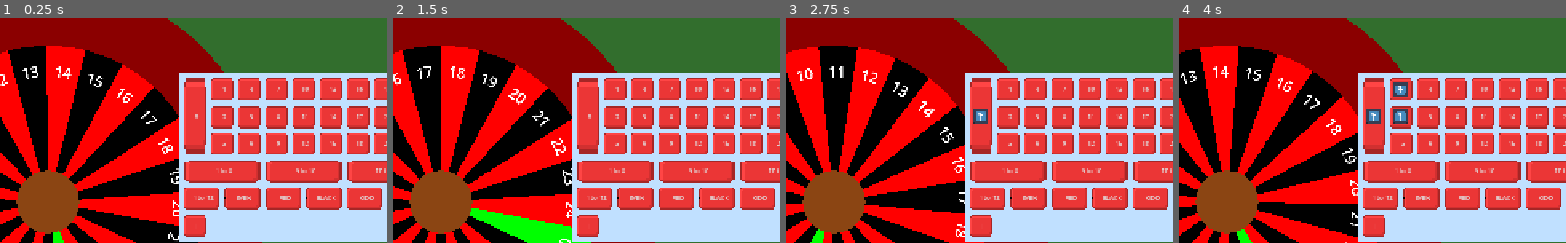
Above: before the commit, frames 1-4 (left to right).
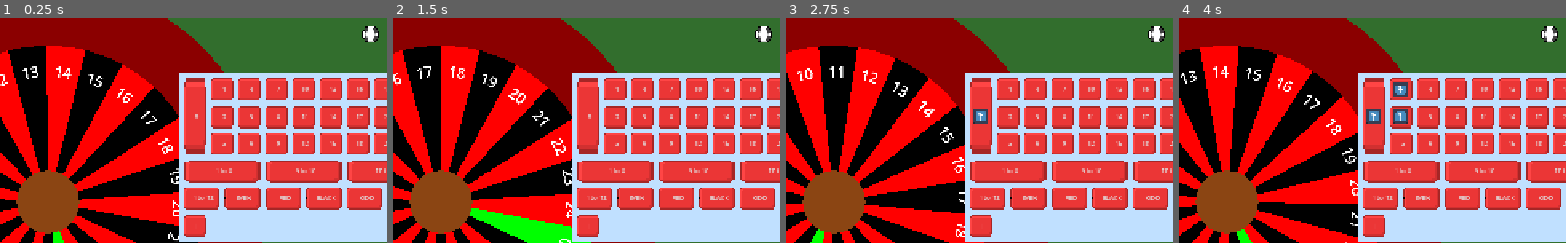
Above: after the commit, the same moments.

Repository: DuneRanger/Very-Serious-GameJam-2026
Game: Godot game, scene res://scenes/game/game_scene/game_scene.tscn
Two runs of this game, one before a commit and one after it. Both use one fixed random seed, a clock stepped at 60 frames per second and the inputs below. The engine's default icon, where the game draws it, is replaced by a stand-in: a white triangle on a blue panel in a dark square. Sound files missing from this copy of the repository are replaced by a short silence.
Inputs:
- Up to frame 1 (0.25 s): no input
- Up to frame 2 (1.5 s): click "+" at 0.5 s; click "-" at 1.25 s
- Up to frame 3 (2.75 s): click "0" at 2 s
- Up to frame 4 (4 s): click "1" at 2.75 s; click "2" at 3.5 s
The pictures show only the part of the screen within x 44-94%, y 9-59%; the shares and areas given below are measured in that part.

The runs differ from the first frame. In frame 1, 0.3% of the frame differs, in the area x 93-98%, y 3-11%; in frame 2, 0.3%; in frame 3, 0.3%; in frame 4, 0.3%.

Commit message:
Imported chip textures

Diff:
--- a/scenes/game/game_scene/game_scene.tscn
+++ b/scenes/game/game_scene/game_scene.tscn
@@ -6,6 +6,7 @@
 [ext_resource type="FontFile" uid="uid://7paxof88brjl" path="res://assets/fonts/PixeloidMono.otf" id="3_qny2l"]
 [ext_resource type="PackedScene" uid="uid://ch1muups6uskk" path="res://scenes/game/game_scene/betting_system/betting_system.tscn" id="4_uj17p"]
 [ext_resource type="PackedScene" uid="uid://bt8dbkjq4nc07" path="res://scenes/game/game_scene/boost_bar/boost_bar.tscn" id="4_yjymu"]
+[ext_resource type="Texture2D" uid="uid://dut742t7mmgrt" path="res://assets/textures/chips/chip_black.png" id="7_ho26m"]
 
 [sub_resource type="LabelSettings" id="LabelSettings_qny2l"]
 font = ExtResource("3_qny2l")
@@ -31,7 +32,6 @@
 offset_top = -720.0
 grow_horizontal = 2
 grow_vertical = 2
-mouse_filter = 2
 color = Color(0.19744167, 0.43, 0.17630002, 1)
 
 [node name="Roulette" parent="Table" unique_id=574874280 instance=ExtResource("2_wftn3")]
@@ -51,3 +51,8 @@
 theme_override_font_sizes/font_size = 16
 text = "This is a test"
 label_settings = SubResource("LabelSettings_qny2l")
+
+[node name="ChipBlack" type="Sprite2D" parent="." unique_id=2140071562]
+position = Vector2(516, -268)
+scale = Vector2(1.6875, 1.6875)
+texture = ExtResource("7_ho26m")
Binary file added: assets/textures/chips/chip_black.png
Not shown, added: assets/textures/chips/chip_black.png.import
Binary file added: assets/textures/chips/chip_blue.png
Not shown, added: assets/textures/chips/chip_blue.png.import
Binary file added: assets/textures/chips/chip_red.png
Not shown, added: assets/textures/chips/chip_red.png.import
Binary file added: assets/textures/chips/chip_yellow.png
Not shown, added: assets/textures/chips/chip_yellow.png.import
